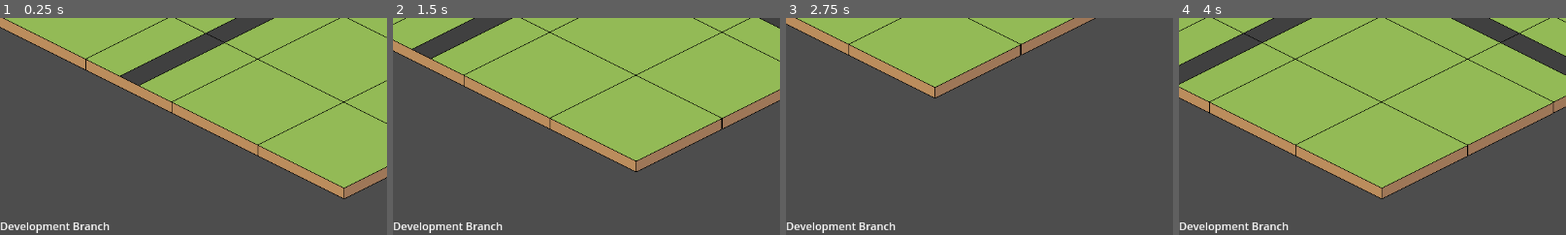
Above: before the commit, frames 1-4 (left to right).
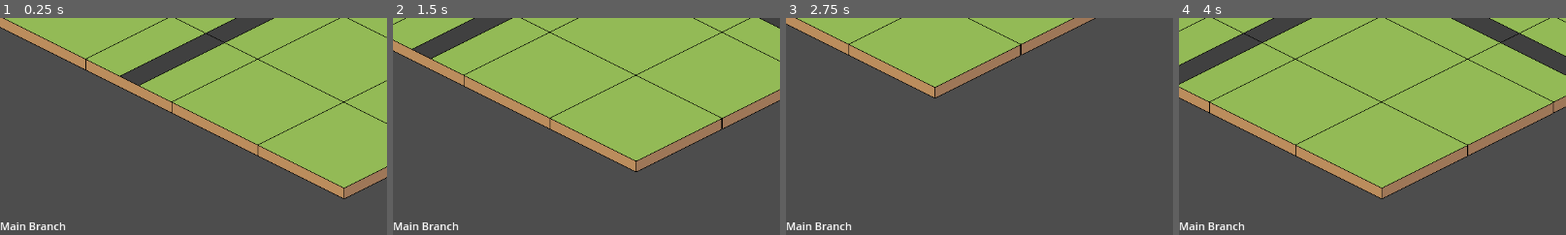
Above: after the commit, the same moments.

Repository: Olyveon/DinoPark
Game: Godot game, scene res://scenes/game.tscn
Same seed, same stepped clock (60 frames per second), same inputs: the game is played once before the commit and once after it.
Inputs (mouse positions are % of the whole screen's width and height, from its top left):
- Up to frame 1 (0.25 s): no input
- Up to frame 2 (1.5 s): tap Enter at 0.5 s; move the mouse to (72, 45) at 0.52 s; hold D (move_right) 0.53-1.28 s; click (72, 45) at 0.67 s; move the mouse to (30, 55) at 1.27 s; hold S (move_down) from 1.28 s (still down)
- Up to frame 3 (2.75 s): move the mouse to (60, 28) at 2.02 s; release S (move_down) at 2.03 s; hold D (move_right) from 2.03 s (still down)
- Up to frame 4 (4 s): move the mouse to (45, 70) at 2.77 s; release D (move_right) at 2.78 s; hold Up (move_up) 2.78-3.53 s; click (45, 70) at 2.92 s; move the mouse to (80, 65) at 3.52 s; hold A (move_left) from 3.53 s (still down)
The pictures show only the part of the screen within x 0-50%, y 50-100%; the shares and areas given below are measured in that part.

The runs differ from the first frame. In frame 1, 0.5% of the frame differs, in the area x 0-29%, y 94-100%; in frame 2, 0.5%; in frame 3, 0.5%; in frame 4, 0.5%.

Commit message:
Changed label

Diff:
--- a/scenes/game.tscn
+++ b/scenes/game.tscn
@@ -105,5 +105,5 @@
 offset_top = -23.0
 offset_right = 164.0
 grow_vertical = 0
-text = "Development Branch
+text = "Main Branch
 "
